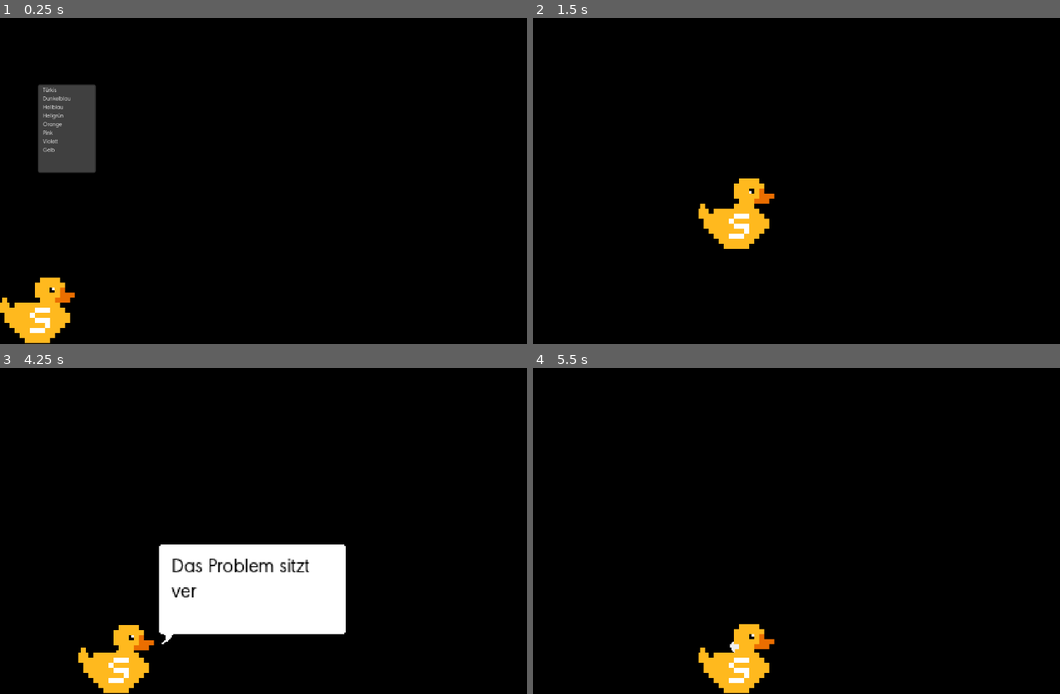
Above: before the commit, frames 1-4 (two rows, left to right).
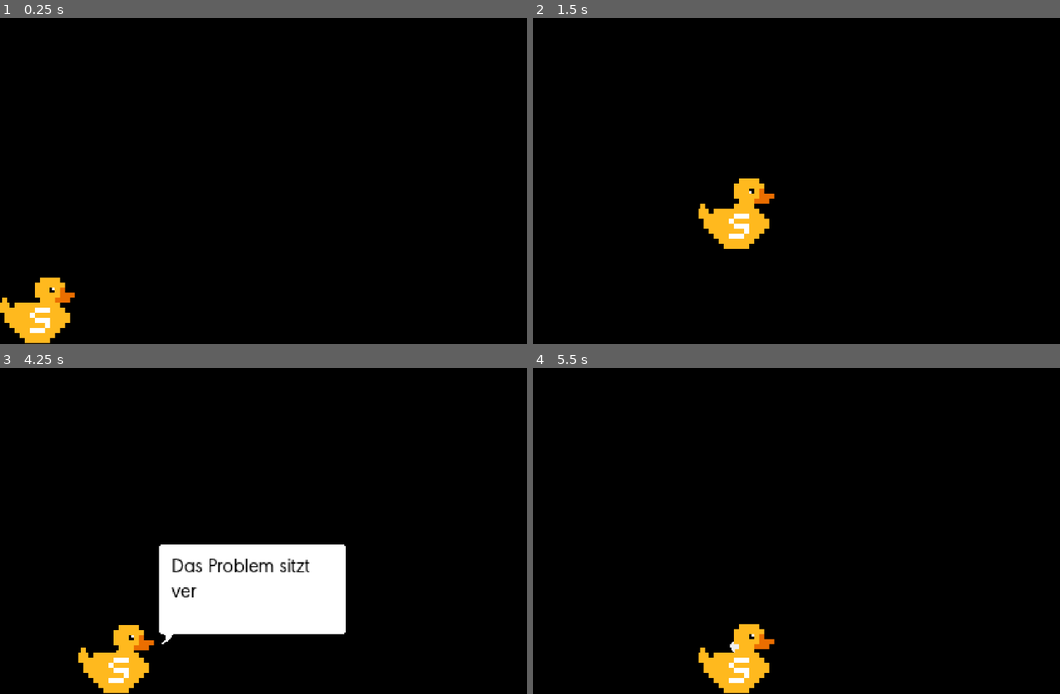
Above: after the commit, the same moments.

Repository: k4444th/eNTe-S-Support-Animal
Game: Godot game, scene res://scenes/main.tscn
Same seed, same stepped clock (60 frames per second), same inputs: the game is played once before the commit and once after it.
Inputs (mouse positions are in pixels of both pictures, inside the frame that each line leads up to):
- Up to frame 1 (0.25 s): no input
- Up to frame 2 (1.5 s): tap Enter at 0.5 s; move the mouse to (949, 164) at 0.52 s; click (949, 164) at 0.67 s; drag from (706, 197) to (796, 246) at 1.27 s
- Up to frame 3 (4.25 s): move the mouse to (347, 459) at 2.02 s; click (347, 459) at 2.17 s; drag from (263, 596) to (115, 482) at 2.77 s; move the mouse to (463, 579) at 3.52 s; click (463, 579) at 3.67 s
- Up to frame 4 (5.5 s): drag from (648, 482) to (738, 449) at 4.27 s; move the mouse to (854, 531) at 5.02 s; click (854, 531) at 5.17 s

The runs differ from the first frame. In frame 1, 3.0% of the frame differs, in the area x 7-19%, y 20-48%; in frame 2, nothing differs; in frame 3, less than 0.1%; in frame 4, nothing differs.

Commit message:
Settings: Parachute Color

Diff:
--- a/scenes/parachute.tscn
+++ b/scenes/parachute.tscn
@@ -200,7 +200,7 @@
 
 [node name="Parachute" type="AnimatedSprite2D" unique_id=1070859178]
 sprite_frames = SubResource("SpriteFrames_spa78")
-animation = &"open"
+animation = &"opening"
 script = ExtResource("2_fshcv")
 
 [node name="Backgroud" type="AnimatedSprite2D" parent="." unique_id=1201439654]
--- a/scenes/settings.tscn
+++ b/scenes/settings.tscn
@@ -6,13 +6,13 @@
 script = ExtResource("1_5p8wc")
 
 [node name="Background" type="ColorRect" parent="." unique_id=1556505347]
-offset_right = 200.0
+offset_right = 210.0
 offset_bottom = 300.0
 color = Color(0.23529412, 0.25490198, 0.27450982, 1)
 
 [node name="Margin" type="MarginContainer" parent="Background" unique_id=1622241631]
 layout_mode = 0
-offset_right = 200.0
+offset_right = 210.0
 offset_bottom = 300.0
 theme_override_constants/margin_left = 10
 theme_override_constants/margin_top = 10
@@ -104,7 +104,6 @@
 oversampling_override = 1.0
 position = Vector2i(75, 132)
 size = Vector2i(115, 144)
-visible = true
 theme_override_font_sizes/font_size = 12
 item_count = 8
 item_0/text = "Türkis"
@@ -124,7 +123,85 @@
 item_7/text = "Gelb"
 item_7/id = 7
 
+[node name="Spacer4" type="Control" parent="Background/Margin/VBox" unique_id=602433132]
+custom_minimum_size = Vector2(0, 5)
+layout_mode = 2
+size_flags_horizontal = 3
+
+[node name="HBox5" type="HBoxContainer" parent="Background/Margin/VBox" unique_id=346368428]
+layout_mode = 2
+
+[node name="ParachuteColorLabel" type="Label" parent="Background/Margin/VBox/HBox5" unique_id=923731139]
+layout_mode = 2
+theme_override_font_sizes/font_size = 12
+text = "Fallschirm-Farbe:"
+
+[node name="ParachuteColorButton" type="Button" parent="Background/Margin/VBox/HBox5" unique_id=1278840858]
+layout_mode = 2
+size_flags_horizontal = 3
+theme_override_colors/font_color = Color(0.5019608, 0.5019608, 0.5019608, 1)
+theme_override_font_sizes/font_size = 12
+text = "Wähle deine Farbe"
+
+[node name="ParachuteColorMenu" type="PopupMenu" parent="Background/Margin/VBox/HBox5" unique_id=1988140376]
+oversampling_override = 1.0
+position = Vector2i(95, 166)
+size = Vector2i(102, 144)
+theme_override_font_sizes/font_size = 12
+item_count = 8
+item_0/text = "Türkis"
+item_0/id = 0
+item_1/text = "Dunkelblau"
+item_1/id = 1
+item_2/text = "Hellblau"
+item_2/id = 2
+item_3/text = "Hellgrün"
+item_3/id = 3
+item_4/text = "Orange"
+item_4/id = 4
+item_5/text = "Pink"
+item_5/id = 5
+item_6/text = "Violett"
+item_6/id = 6
+item_7/text = "Gelb"
+item_7/id = 7
+
+[node name="Spacer5" type="Control" parent="Background/Margin/VBox" unique_id=89467885]
+custom_minimum_size = Vector2(0, 5)
+layout_mode = 2
+size_flags_horizontal = 3
+
+[node name="HBox6" type="HBoxContainer" parent="Background/Margin/VBox" unique_id=370412644]
+layout_mode = 2
+
+[node name="ParachuteBackgroundColorLabel" type="Label" parent="Background/Margin/VBox/HBox6" unique_id=199523706]
+layout_mode = 2
+theme_override_font_sizes/font_size = 12
+text = "Hintergrund-Farbe:"
+
+[node name="ParachuteBackgroundColorButton" type="Button" parent="Background/Margin/VBox/HBox6" unique_id=1380943158]
+layout_mode = 2
+size_flags_horizontal = 3
+theme_override_colors/font_color = Color(0.5019608, 0.5019608, 0.5019608, 1)
+theme_override_font_sizes/font_size = 12
+text = "Farbe"
+
+[node name="ParachuteBackgroundColorMenu" type="PopupMenu" parent="Background/Margin/VBox/HBox6" unique_id=182492826]
+oversampling_override = 1.0
+position = Vector2i(105, 200)
+size = Vector2i(95, 144)
+theme_override_font_sizes/font_size = 12
+item_count = 2
+item_0/text = "Hell"
+item_0/id = 0
+item_1/text = "Dunkel"
+item_1/id = 1
+
 [connection signal="pressed" from="Background/Margin/VBox/HBox1/CloseButton" to="." method="_on_close_button_pressed"]
 [connection signal="drag_ended" from="Background/Margin/VBox/HBox3/SizeSlider" to="." method="_on_size_slider_drag_ended"]
 [connection signal="pressed" from="Background/Margin/VBox/HBox4/DuckColorButton" to="." method="_on_duck_color_button_pressed"]
 [connection signal="id_pressed" from="Background/Margin/VBox/HBox4/DuckColorMenu" to="." method="_on_duck_color_menu_id_pressed"]
+[connection signal="pressed" from="Background/Margin/VBox/HBox5/ParachuteColorButton" to="." method="_on_parachute_color_button_pressed"]
+[connection signal="id_pressed" from="Background/Margin/VBox/HBox5/ParachuteColorMenu" to="." method="_on_parachute_color_menu_id_pressed"]
+[connection signal="pressed" from="Background/Margin/VBox/HBox6/ParachuteBackgroundColorButton" to="." method="_on_parachute_background_color_button_pressed"]
+[connection signal="id_pressed" from="Background/Margin/VBox/HBox6/ParachuteBackgroundColorMenu" to="." method="_on_parachute_background_color_menu_id_pressed"]
--- a/scripts/main.gd
+++ b/scripts/main.gd
@@ -146,6 +146,8 @@
 
 	Globals.duckColor = Globals.duckColors[Globals.colorIndex]
 	Globals.beakColor = Globals.beakColors[Globals.colorIndex]
+	Globals.parachuteColor = Globals.parachuteColors[Globals.parachuteColorIndex]
+	Globals.parachuteBackground = Globals.parachuteBackgrounds[Globals.parachuteBackgroundIndex]
 
 	spriteNode.duckNode.play("idle" + Globals.duckColor)
 	spriteNode.duckNode.tailNode.play("idle" + Globals.duckColor)
--- a/scripts/parachute.gd
+++ b/scripts/parachute.gd
@@ -10,10 +10,9 @@
 	colorNode.visible = false
 	backgroundNode.visible = false
 
+func open():
 	colorNode.play(Globals.parachuteColor)
 	backgroundNode.play(Globals.parachuteBackground)
-
-func open():
 	visible = true
 	play("opening")
 
--- a/scripts/settings.gd
+++ b/scripts/settings.gd
@@ -6,6 +6,8 @@
 @onready var backgroundNode := $Background
 @onready var sizeSliderNode := $Background/Margin/VBox/HBox3/SizeSlider
 @onready var duckColorMenuNode := $Background/Margin/VBox/HBox4/DuckColorMenu
+@onready var parachuteColorMenuNode := $Background/Margin/VBox/HBox5/ParachuteColorMenu
+@onready var parachuteBackgroundcolorMenuNode := $Background/Margin/VBox/HBox6/ParachuteBackgroundColorMenu
 
 signal closeSettings()
 signal settingsChanged()
@@ -56,3 +58,17 @@
 func _on_duck_color_menu_id_pressed(id: int) -> void:
 	Globals.colorIndex = id
 	settingsChanged.emit()
+
+func _on_parachute_color_button_pressed() -> void:
+	parachuteColorMenuNode.popup()
+
+func _on_parachute_color_menu_id_pressed(id: int) -> void:
+	Globals.parachuteColorIndex = id
+	settingsChanged.emit()
+
+func _on_parachute_background_color_button_pressed() -> void:
+	parachuteBackgroundcolorMenuNode.popup()
+
+func _on_parachute_background_color_menu_id_pressed(id: int) -> void:
+	Globals.parachuteBackgroundIndex = id
+	settingsChanged.emit()
